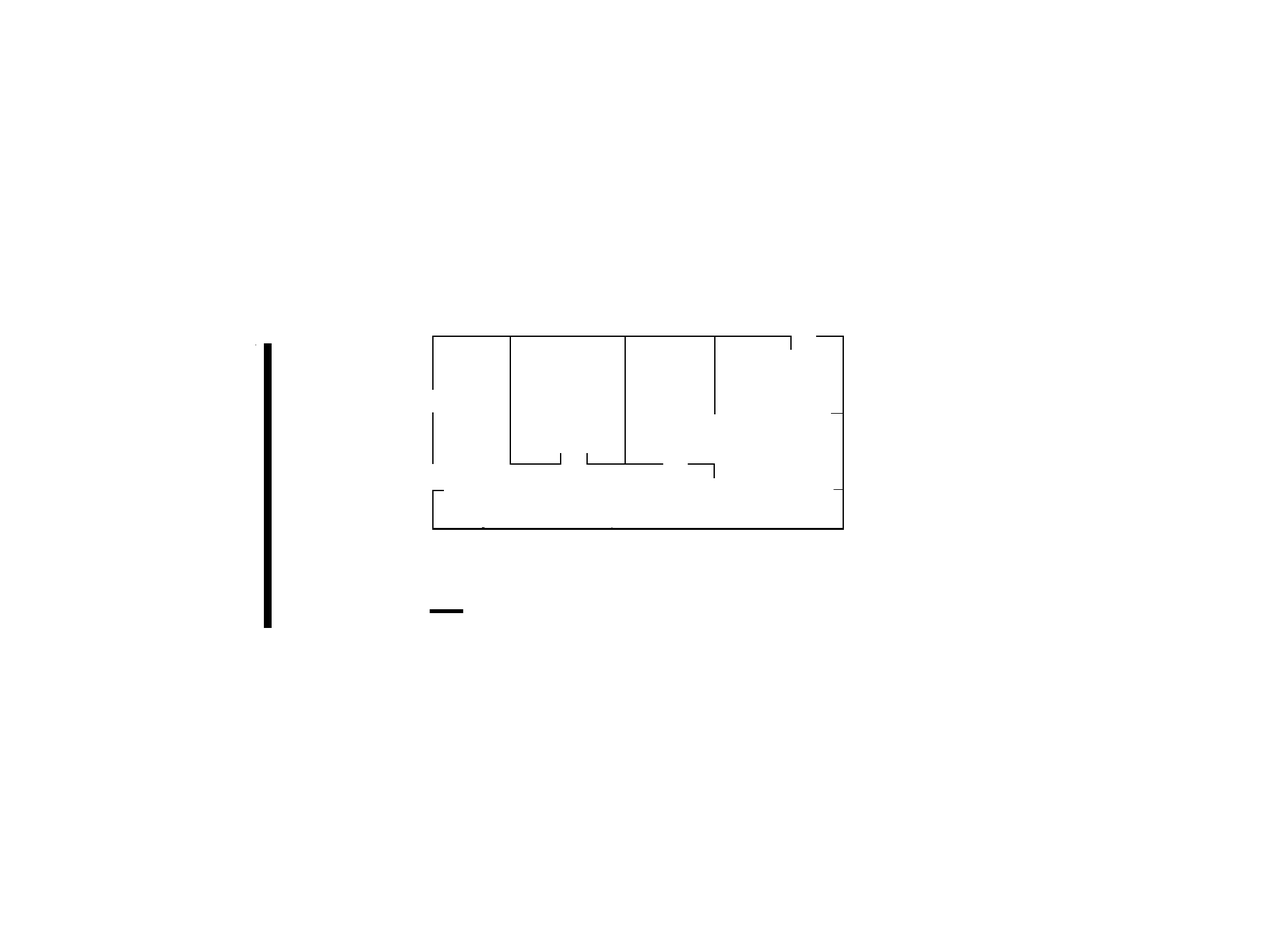
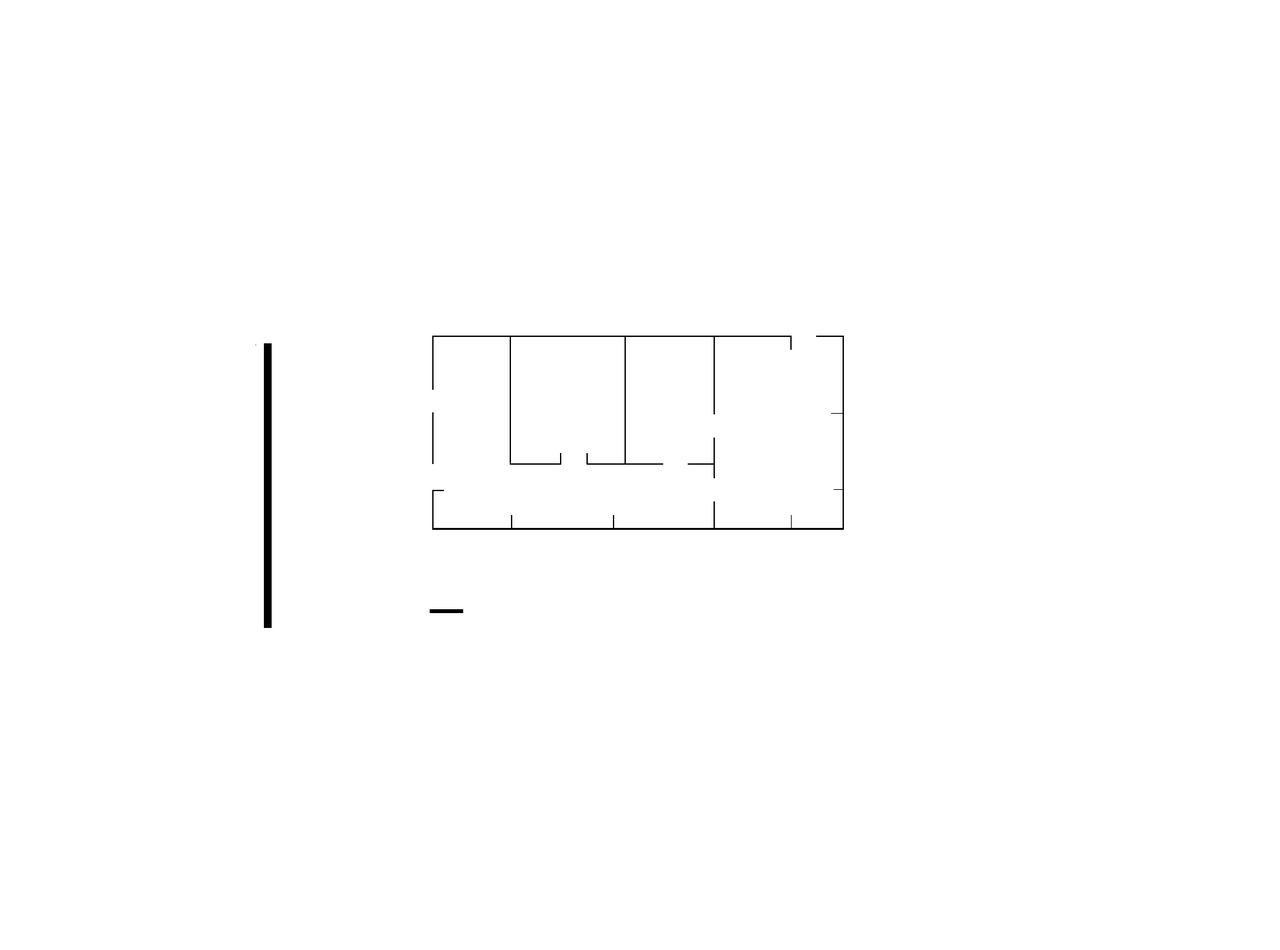
Layer changes from the first 1280×950 image to the second:
painted on "heightmap.pgm" over (x1=481, y1=336, x2=792, y2=528)
